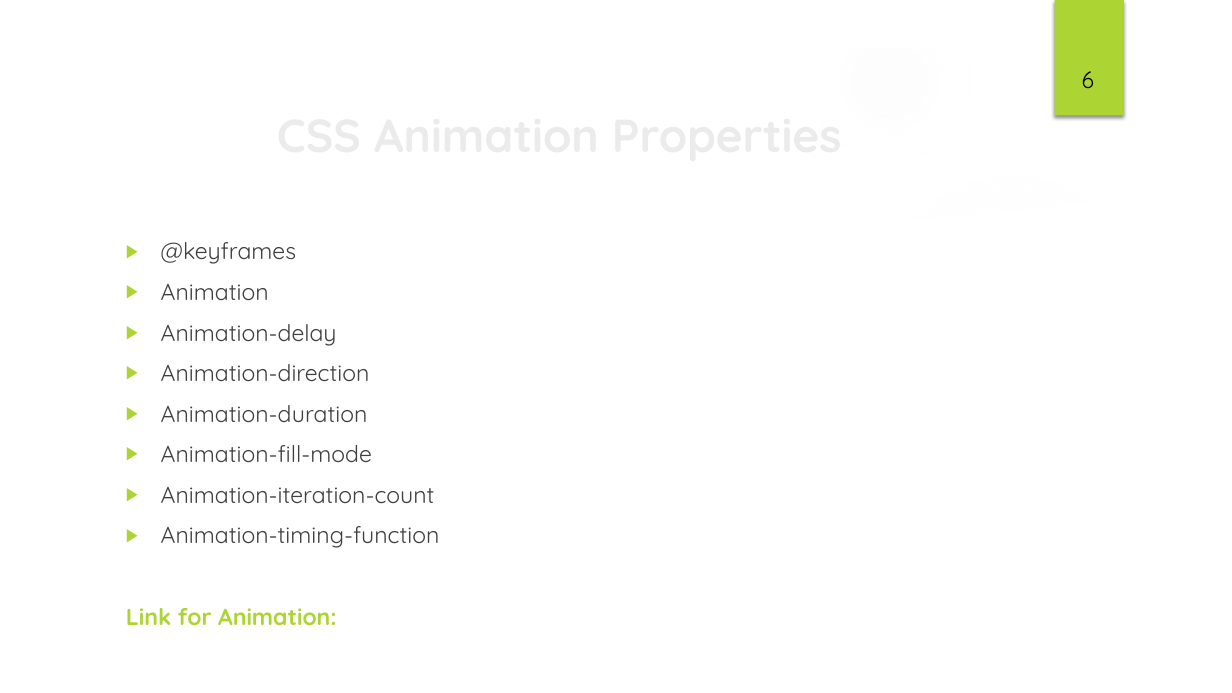
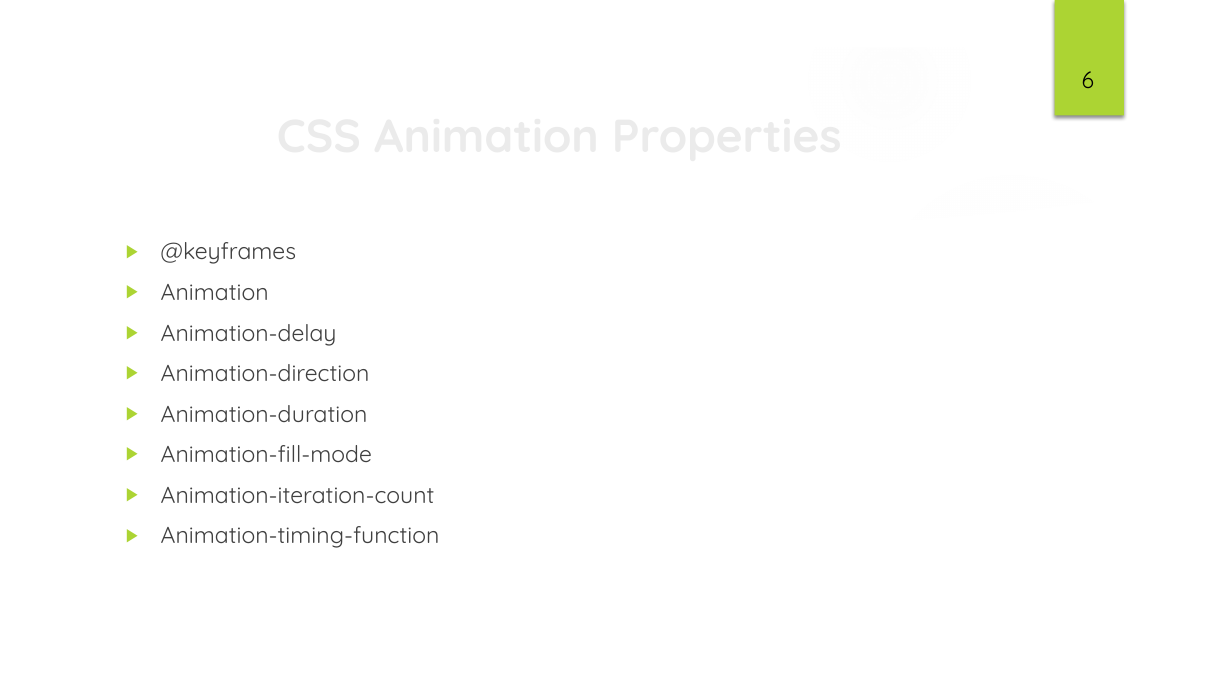
Before and after one commit to PranathiMothe/6-08-Images-and-Animatin, a slide deck: slide 8 of Images & Animation.pptx. Drawn at 1232x693 pixels with LibreOffice and Linux fonts; fonts in the diff are those of the drawing; background and template pictures are left out. Boxes give left, top, right and bottom in pixels: in the first picture for what was removed or moved away, otherwise in the second. Text is boxed around its words. In the diff, an @@ line names an element or a change of style, - is before the commit and + after.

```diff
--- a/Images & Animation.pptx
+++ b/Images & Animation.pptx
@@ text at (x1=126, y1=608, x2=337, y2=626): paragraph removed @@
-Link for Animation:
```
Also in this commit, not shown: 3 other slides changed, 1 slide removed.
